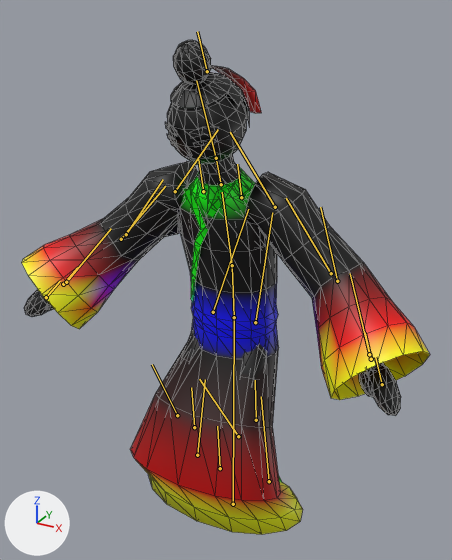
Two versions of the glTF model game/modules/figure/assets/figure.glb, one commit apart.
Camera for both pictures: a camera (50 mm lens) standing at (0.544, -1.024, 1.033) and looking at (0.007, -0.048, 0.544). Arrows for +X, +Y and +Z are at lower left; the lights stay in place. The picture after the commit comes second. Both versions are drawn at frame 7 of the action 'struck'; the numbers are the values there. The bones that change, and the others that lie on the model, are drawn over the model as lines. Mesh edges are drawn as thin lines.

Names of what the first picture shows: 'body.base', 'face.adult', 'hair.topknot', 'robe.male_regular'.
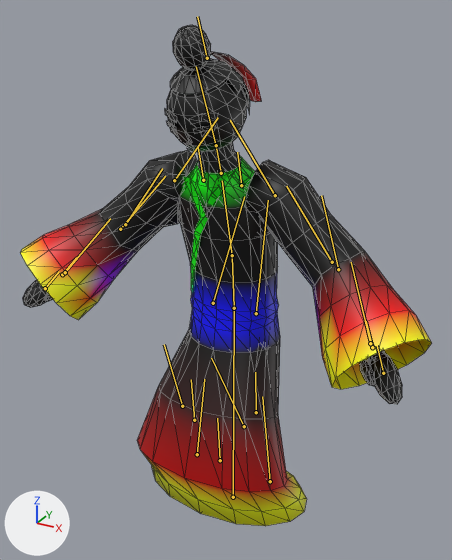
Boxes (x1, y1, x2, y2) around the edits, measured in the pictures (452 x 560 px):
'robe.male_regular', posed
    before: (22, 162, 430, 534)
    after: (21, 150, 432, 526)
'body.base', posed
    before: (24, 92, 401, 482)
    after: (23, 78, 402, 404)
'hair.topknot', posed
    before: (171, 40, 261, 124)
    after: (170, 25, 262, 112)
'face.adult', posed
    before: (165, 122, 218, 165)
    after: (165, 109, 218, 152)
bone 'root', root to tip
    before: (233, 504) to (234, 317)
    after: (233, 497) to (234, 308)
bone 'thigh_l', root to tip
    before: (255, 322) to (272, 212)
    after: (256, 313) to (268, 200)
bone 'shin_l', root to tip
    before: (238, 436) to (199, 379)
    after: (244, 426) to (211, 358)
bone 'foot_l', root to tip
    before: (269, 481) to (261, 396)
    after: (270, 481) to (262, 396)
bone 'thigh_r', root to tip
    before: (213, 312) to (248, 209)
    after: (213, 303) to (244, 196)
bone 'shin_r', root to tip
    before: (177, 415) to (152, 364)
    after: (182, 406) to (164, 344)
bone 'foot_r', root to tip
    before: (197, 455) to (205, 379)
    after: (197, 454) to (204, 379)

Edits to the bpy script that builds the scene:
```text
Change bone_root:
    where bone_root = bpy.data.objects['rig'].pose.bones['root']
    bone_root.location: (0.0, -0.06, 0.0) -> (0.0, -0.039, 0.0)
Change bone_thigh_l:
    where bone_thigh_l = bpy.data.objects['rig'].pose.bones['thigh_l']  # child of 'root'
    bone_thigh_l.rotation_quaternion: (0.965, -0.257, -0.014, 0.054) -> (0.977, -0.206, -0.011, 0.055)  # degrees (-30, 0, 6) -> degrees (-24, 0, 6)
Change bone_shin_l:
    where bone_shin_l = bpy.data.objects['rig'].pose.bones['shin_l']  # child of 'thigh_l'
    bone_shin_l.rotation_quaternion: (0.868, 0.497, 0.0, 0.0) -> (0.915, 0.403, 0.0, 0.0)  # degrees (60, 0, 0) -> degrees (48, 0, 0)
Change bone_foot_l:
    where bone_foot_l = bpy.data.objects['rig'].pose.bones['foot_l']  # child of 'shin_l'
    bone_foot_l.rotation_quaternion: (0.966, -0.257, 0.0, 0.0) -> (0.979, -0.206, 0.0, 0.0)  # degrees (-30, 0, 0) -> degrees (-24, 0, 0)
Change bone_thigh_r:
    where bone_thigh_r = bpy.data.objects['rig'].pose.bones['thigh_r']  # child of 'root'
    bone_thigh_r.rotation_quaternion: (0.965, -0.257, 0.014, -0.054) -> (0.977, -0.206, 0.011, -0.055)  # degrees (-30, 0, -6) -> degrees (-24, 0, -6)
Change bone_shin_r:
    where bone_shin_r = bpy.data.objects['rig'].pose.bones['shin_r']  # child of 'thigh_r'
    bone_shin_r.rotation_quaternion: (0.868, 0.497, 0.0, 0.0) -> (0.915, 0.403, 0.0, 0.0)  # degrees (60, 0, 0) -> degrees (48, 0, 0)
Change bone_foot_r:
    where bone_foot_r = bpy.data.objects['rig'].pose.bones['foot_r']  # child of 'shin_r'
    bone_foot_r.rotation_quaternion: (0.966, -0.257, 0.0, 0.0) -> (0.979, -0.206, 0.0, 0.0)  # degrees (-30, 0, 0) -> degrees (-24, 0, 0)
```
